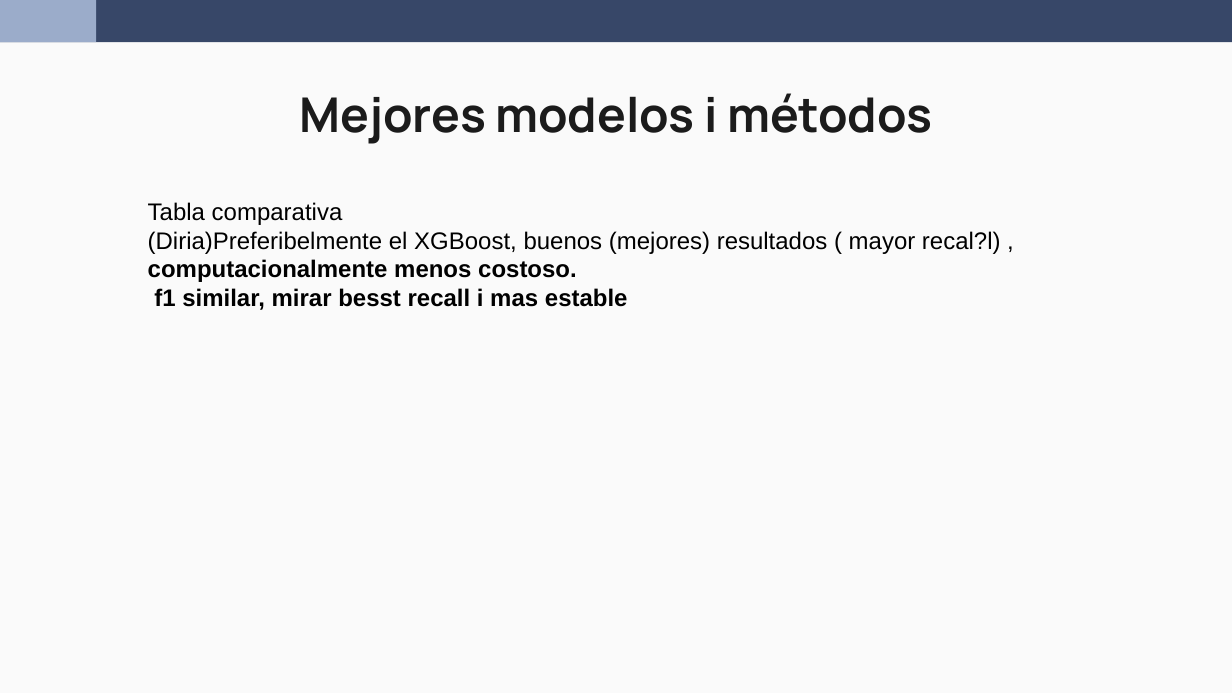
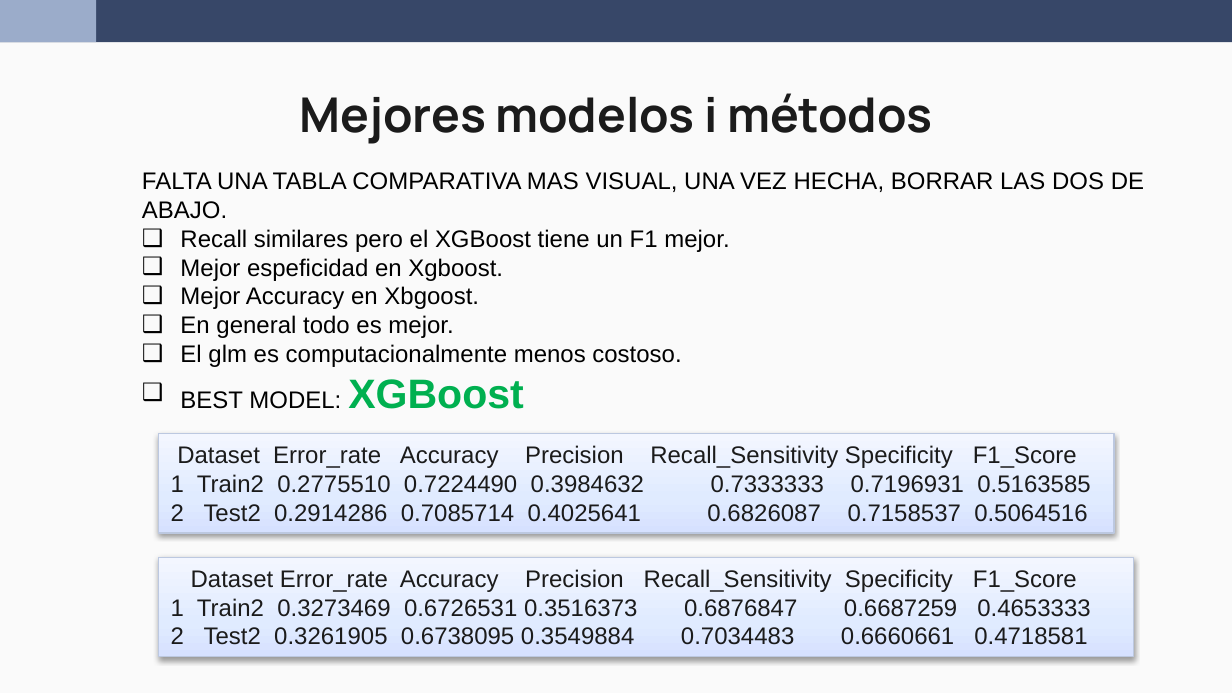
Before and after one commit to wen2111/Mineria, a slide deck: slide 13 of Entrega_2/00.REPORTE/Reporte_Grupo5_new.pptx. Drawn at 1232x693 pixels with LibreOffice and Linux fonts; fonts in the diff are those of the drawing. Boxes give left, top, right and bottom in pixels: in the first picture for what was removed or moved away, otherwise in the second. Text is boxed around its words. In the diff, an @@ line names an element or a change of style, - is before the commit and + after.

```diff
--- a/Entrega_2/00.REPORTE/Reporte_Grupo5_new.pptx
+++ b/Entrega_2/00.REPORTE/Reporte_Grupo5_new.pptx
@@ text at [142, 172, 1144, 409]: text changed @@
-Tabla comparativa
-(Diria)Preferibelmente el XGBoost, buenos (mejores) resultados ( mayor recal?l) , computacionalmente menos costoso.
-f1 similar, mirar besst recall i mas estable
+FALTA UNA TABLA COMPARATIVA MAS VISUAL, UNA VEZ HECHA, BORRAR LAS DOS DE ABAJO.
+❑ Recall similares pero el XGBoost tiene un F1 mejor.
+❑ Mejor espeficidad en Xgboost.
+❑ Mejor Accuracy en Xbgoost.
+❑ En general todo es mejor.
+❑ El glm es computacionalmente menos costoso.
+❑ BEST MODEL: XGBoost
@@ rectangle added at [159, 434, 1115, 533], fill gradient #D7E3FF to #E2EAFF to #F3F7FF, outline #BDC8E1 0.75 pt, 14 pt, text #1B1B1B @@
+Dataset Error_rate Accuracy Precision Recall_Sensitivity Specificity F1_Score
+1 Train2 0.2775510 0.7224490 0.3984632 0.7333333 0.7196931 0.5163585
+2 Test2 0.2914286 0.7085714 0.4025641 0.6826087 0.7158537 0.5064516
@@ rectangle added at [159, 557, 1133, 657], fill gradient #D7E3FF to #E2EAFF to #F3F7FF, outline #BDC8E1 0.75 pt, 14 pt, text #1B1B1B @@
+Dataset Error_rate Accuracy Precision Recall_Sensitivity Specificity F1_Score
+1 Train2 0.3273469 0.6726531 0.3516373 0.6876847 0.6687259 0.4653333
+2 Test2 0.3261905 0.6738095 0.3549884 0.7034483 0.6660661 0.4718581
```
Also in this commit, not shown: 5 other slides changed.
